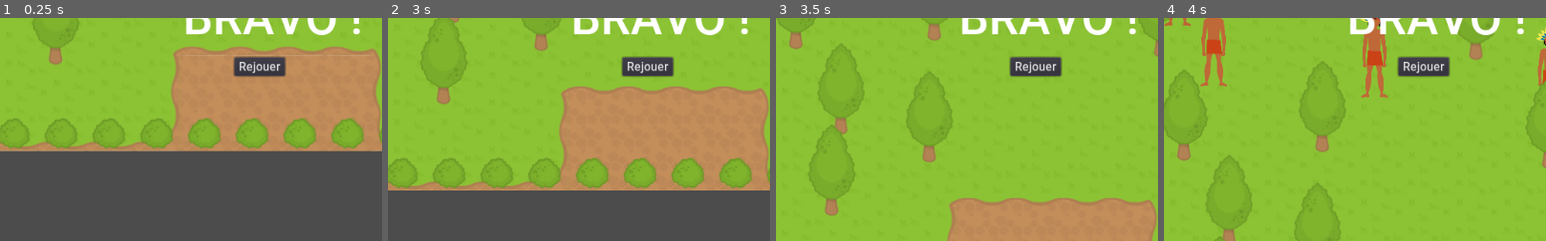
Above: before the commit, frames 1-4 (left to right).
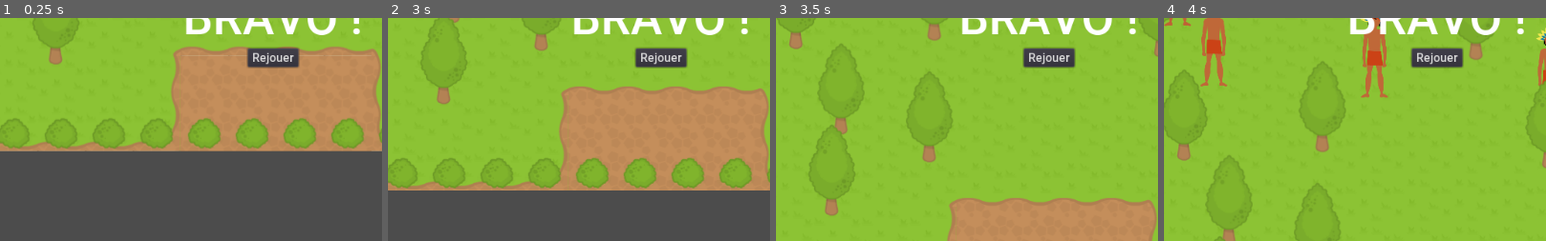
Above: after the commit, the same moments.

Repository: lendroit/welcome_thomas
Game: Godot game, scene res://World.tscn
Same seed, same stepped clock (60 frames per second), same inputs: the game is played once before the commit and once after it.
Inputs:
- Up to frame 1 (0.25 s): no input
- Up to frame 2 (3 s): click "Rejouer" at 0.5 s; click "Rejouer" at 1.25 s; click "Rejouer" at 2 s; tap Enter (ui_accept) at 2.75 s; hold Up (ui_up) from 2.78 s (still down)
- Up to frame 3 (3.5 s): keep holding Up (ui_up); tap Enter (ui_accept) at 3.02 s
- Up to frame 4 (4 s): keep holding Up (ui_up); tap Enter (ui_accept) at 3.77 s
The pictures show only the part of the screen within x 14-64%, y 50-100%; the shares and areas given below are measured in that part.

The runs differ from the first frame. In frame 1, 1.8% of the frame differs, in the area x 61-79%, y 13-27%; in frame 2, 1.8%; in frame 3, 1.8%; in frame 4, 1.8%.

Commit message:
feature: center button

Diff:
--- a/Gui/Gui.tscn
+++ b/Gui/Gui.tscn
@@ -24,10 +24,14 @@
 }
 
 [node name="Button" type="Button" parent="PlayerWonLabel"]
-margin_left = 460.236
-margin_top = 353.396
-margin_right = 521.236
-margin_bottom = 373.396
+anchor_left = 0.5
+anchor_top = 0.5
+anchor_right = 0.5
+anchor_bottom = 0.5
+margin_left = -34.0
+margin_top = 40.5
+margin_right = 34.0
+margin_bottom = 65.5
 custom_fonts/font = SubResource( 2 )
 text = "Rejouer"
 __meta__ = {
